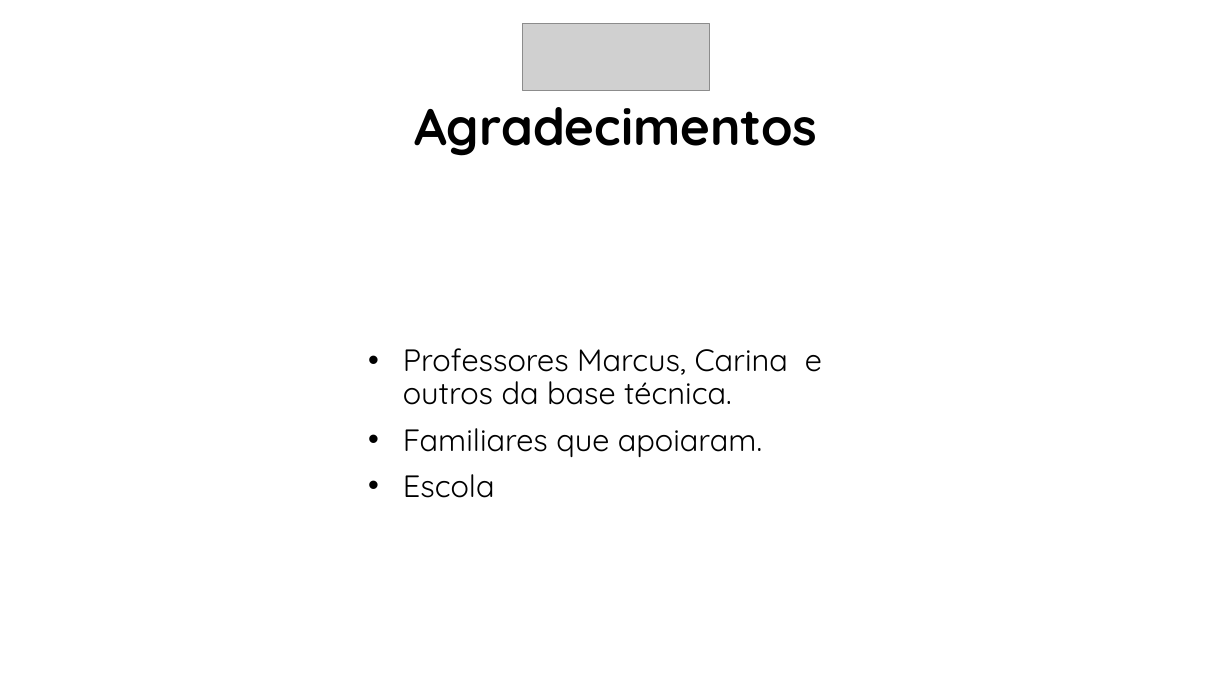
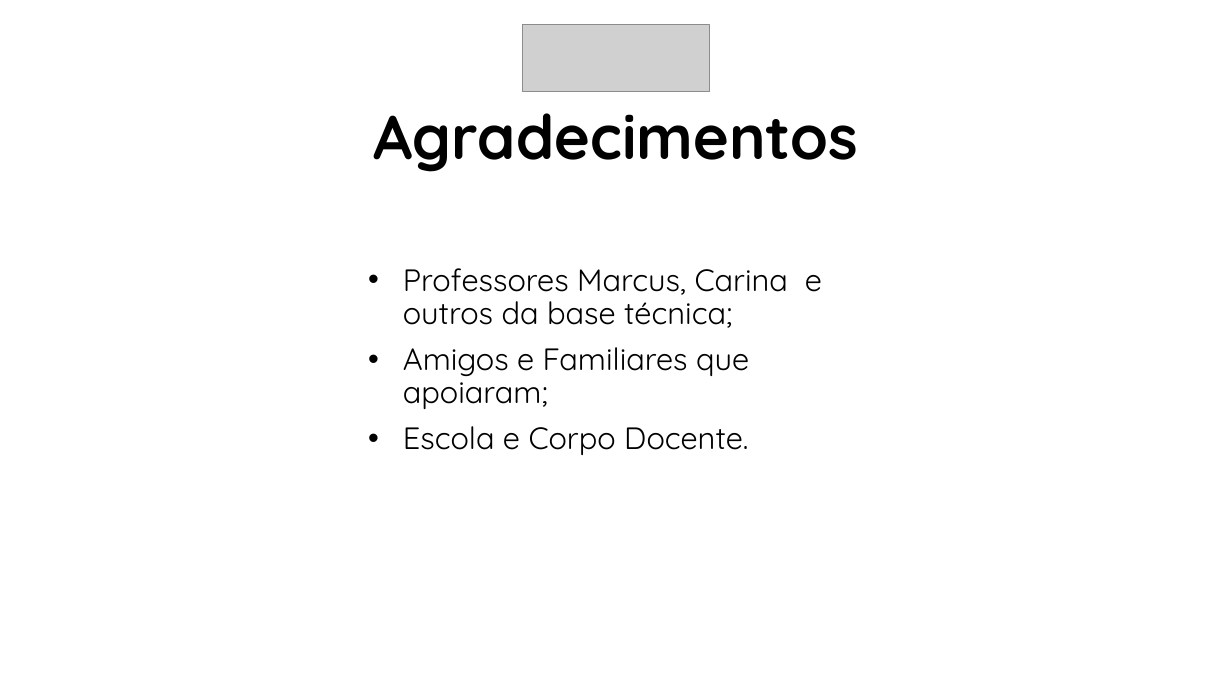
Before and after one commit to HedroPedro/TCC-HealthPlusPLus, a slide deck: slide 14 of Trabalho Escrito & Banco de Dados/Trabalho de Conclusão de Curso - Health++.pptx. Drawn at 1232x693 pixels with LibreOffice and Linux fonts; fonts in the diff are those of the drawing; grey boxes stand for pictures; background and template pictures are left out. Boxes give left, top, right and bottom in pixels: in the first picture for what was removed or moved away, otherwise in the second. Text is boxed around its words. In the diff, an @@ line names an element or a change of style, - is before the commit and + after.

```diff
--- a/Trabalho Escrito & Banco de Dados/Trabalho de Conclusão de Curso - Health++.pptx
+++ b/Trabalho Escrito & Banco de Dados/Trabalho de Conclusão de Curso - Health++.pptx
@@ title "Agradecimentos": place and size @@
-title "Agradecimentos" at (414,107,817,156)
+title "Agradecimentos" at (374,113,859,172)
@@ title "Agradecimentos" at (374,113,859,172): size 40 to 48 pt @@
@@ text at (403,268,822,455): text changed @@
-• Professores Marcus, Carina e outros da base técnica.
-• Familiares que apoiaram.
-• Escola
+• Professores Marcus, Carina e outros da base técnica;
+• Amigos e Familiares que apoiaram;
+• Escola e Corpo Docente.
```
Also in this commit, not shown: 9 other slides changed, 1 other file.
